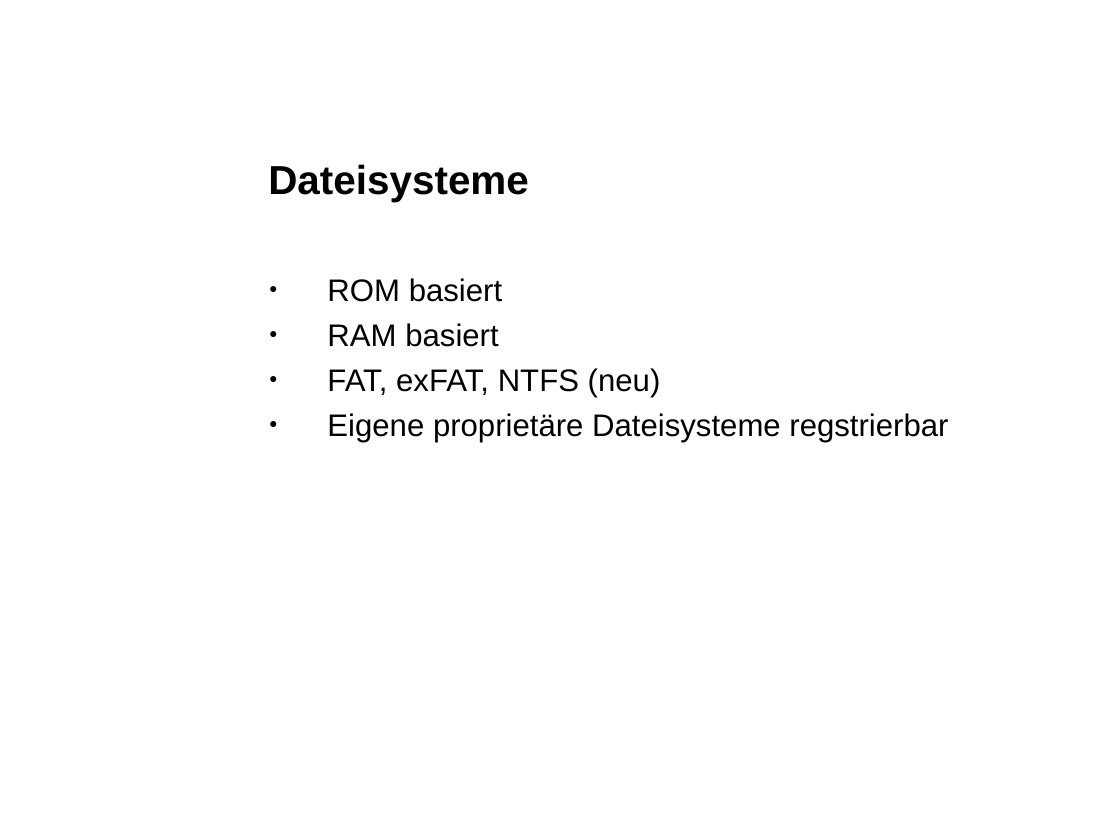
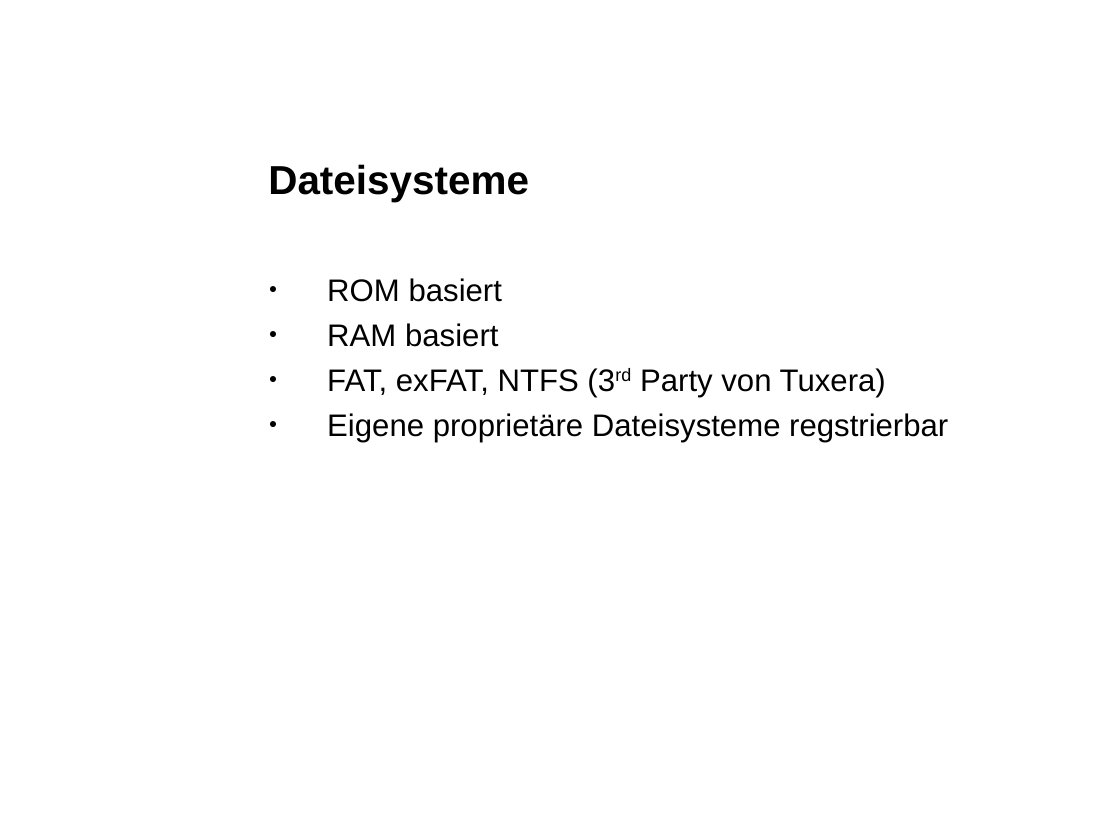
Before and after one commit to eojthejudge/softwaredesigndocs, a slide deck: slide 10 of Portieren/Marktuebersicht_Windows_Embedded.ppt. Drawn at 1120x840 pixels with LibreOffice and Linux fonts; fonts in the diff are those of the drawing; background and template pictures are left out. Boxes give left, top, right and bottom in pixels: in the first picture for what was removed or moved away, otherwise in the second. Text is boxed around its words. In the diff, an @@ line names an element or a change of style, - is before the commit and + after.

```diff
--- a/Portieren/Marktuebersicht_Windows_Embedded.ppt
+++ b/Portieren/Marktuebersicht_Windows_Embedded.ppt
@@ text at [327, 368, 886, 397]: text changed @@
-● FAT, exFAT, NTFS (neu)
+● FAT, exFAT, NTFS (3rd Party von Tuxera)
```
Also in this commit, not shown: 12 other slides changed.
